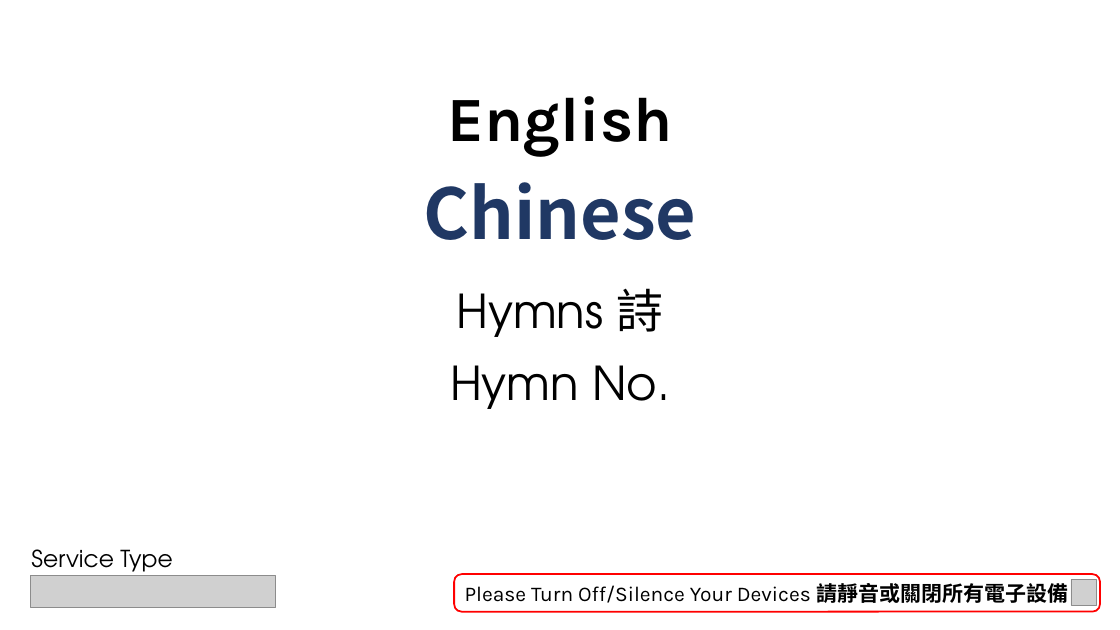
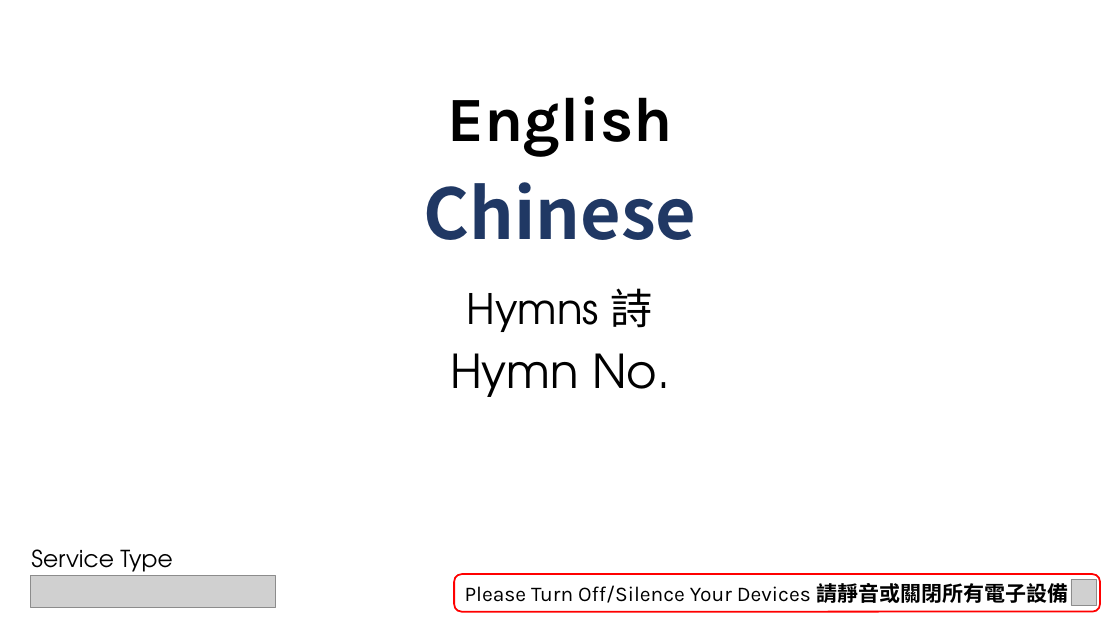
Before and after one commit to calebchanwy/tjc-powerpoint, a slide deck: slide 2 of TJCPowerPoint/Resources/ServiceWidescreen.pptx. Drawn at 1120x630 pixels with LibreOffice and Linux fonts; fonts in the diff are those of the drawing; grey boxes stand for pictures; background and template pictures are left out. Boxes give left, top, right and bottom in pixels: in the first picture for what was removed or moved away, otherwise in the second. Text is boxed around its words. In the diff, an @@ line names an element or a change of style, - is before the commit and + after.

Commit message:
27/11/22 Max 3 hymns shown for Holy Communion

```diff
--- a/TJCPowerPoint/Resources/ServiceWidescreen.pptx
+++ b/TJCPowerPoint/Resources/ServiceWidescreen.pptx
@@ text "Hymns 詩" at (x1=467, y1=288, x2=653, y2=332): size 40 to 36 pt; less space between paragraphs @@
@@ text "Hymn No." moved from (x1=450, y1=365, x2=670, y2=409) to (x1=450, y1=353, x2=670, y2=397) @@
```
Also in this commit, not shown: 1 other slide changed, 17 other files.
